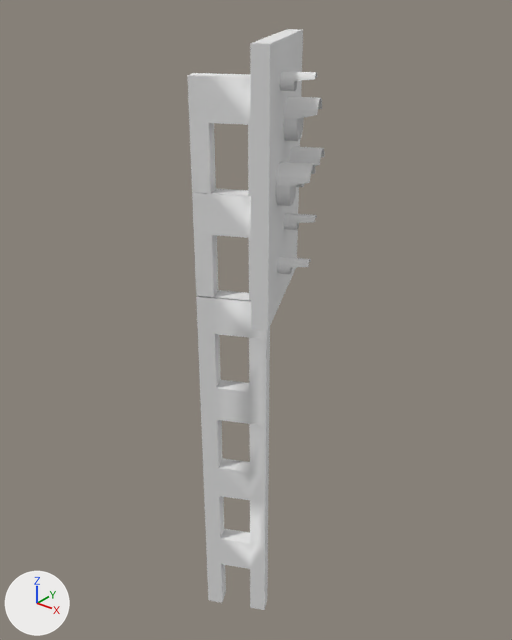
An edit to the OBJ model assets/blender/ks/advtrains_signals_ks_main_smr60.obj, drawn before and after from the same camera.
The view is the same before and after, from a 50 mm lens placed at (1.69, -1.4, 1.75), pointed at (0.36, 0.26, 0.72). The axes (+X, +Y, +Z) are drawn at lower left. The lights are the same throughout. Where no turn or scale is listed for an object, it has been applied to the vertices. Vertices at the same position are counted once.

In view in the first picture: 'KsHauptsignal_Plane.006'.
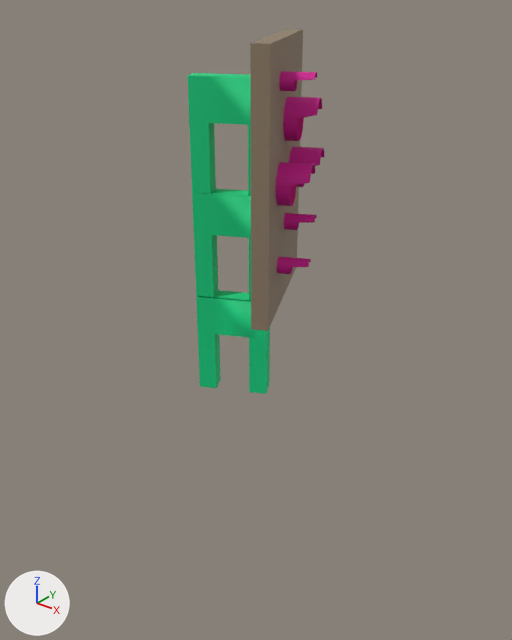
The newer file is also turned or shifted as a whole; pictures and numbers use the older file's frame.

Changed parts and their boxes (x1, y1, x2, y2) in the pictures (512 x 640 px):
'KsHauptsignal_Plane.006', recoloured, reshaped (37% shorter)
    before: (187, 29, 325, 610)
    after: (187, 29, 325, 394)
part 1 of me_kshauptsignal_plane_006, deleted
    before: (200, 380, 269, 610)

The edits, one by one:
Material 'Mast' (mat_mast) changes colour from white #e7e7e7 to green #00d181; in linear values from (0.8, 0.8, 0.8) to (0.0, 0.64, 0.218).
Material 'Schirm' (mat_schirm) changes colour from white #e7e7e7 to brown #92806a; in linear values from (0.8, 0.8, 0.8) to (0.287, 0.216, 0.145).
Material 'Lampenrahmen' (mat_lampenrahmen) changes colour from white #e7e7e7 to pink #d10091; in linear values from (0.8, 0.8, 0.8) to (0.64, 0.0, 0.285).
me_kshauptsignal_plane_006 is used by ob_kshauptsignal_plane_006; location (0.0, 0.0, 0.0).
me_kshauptsignal_plane_006 had 896 vertices, 1460 faces, 12 loose edges and spanned x 0.23..0.65, y -0.02..0.45, z -0.5..1.6.
me_kshauptsignal_plane_006 now has 848 vertices, 1403 faces, 12 loose edges and spans x 0.23..0.65, y -0.02..0.45, z 0.5..1.6.
Part 1, on me_kshauptsignal_plane_006:
48 vertices are removed from x 0.23..0.46, y 0.09..0.25, z -0.5..0.37.
57 faces are deleted.
